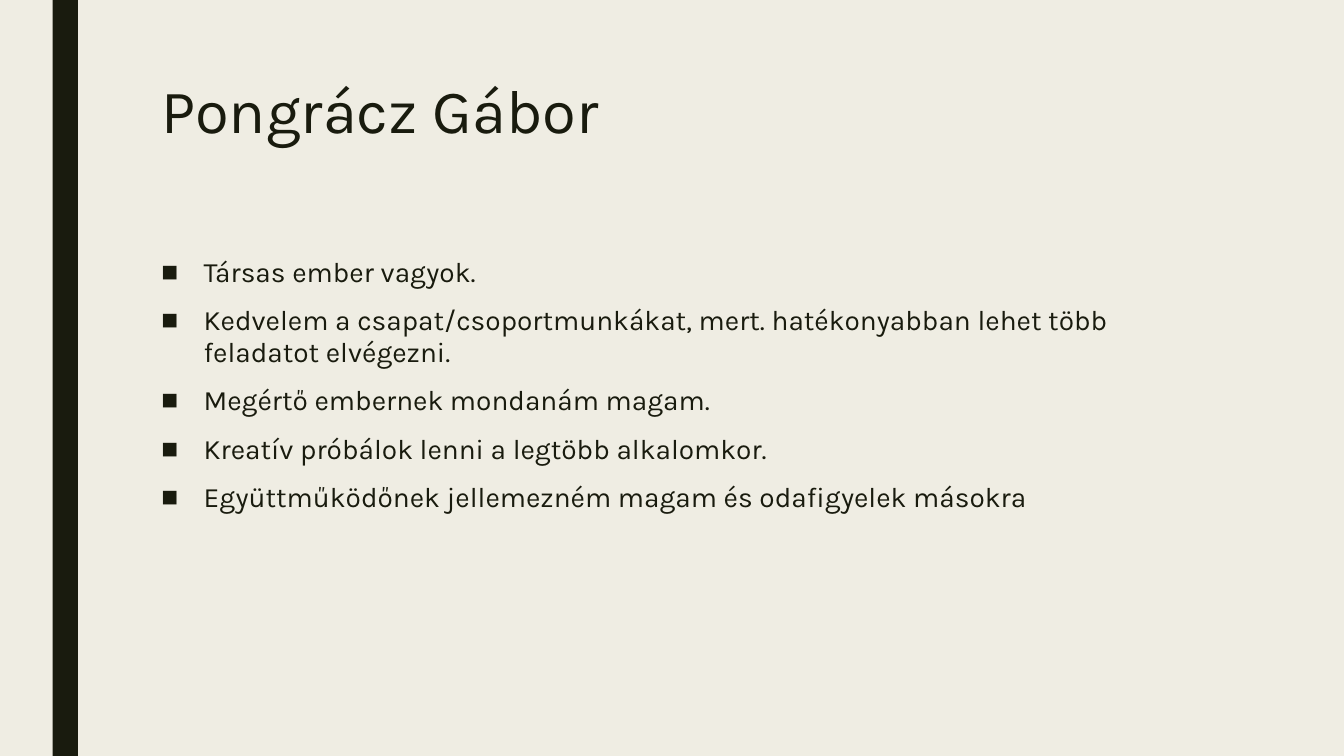
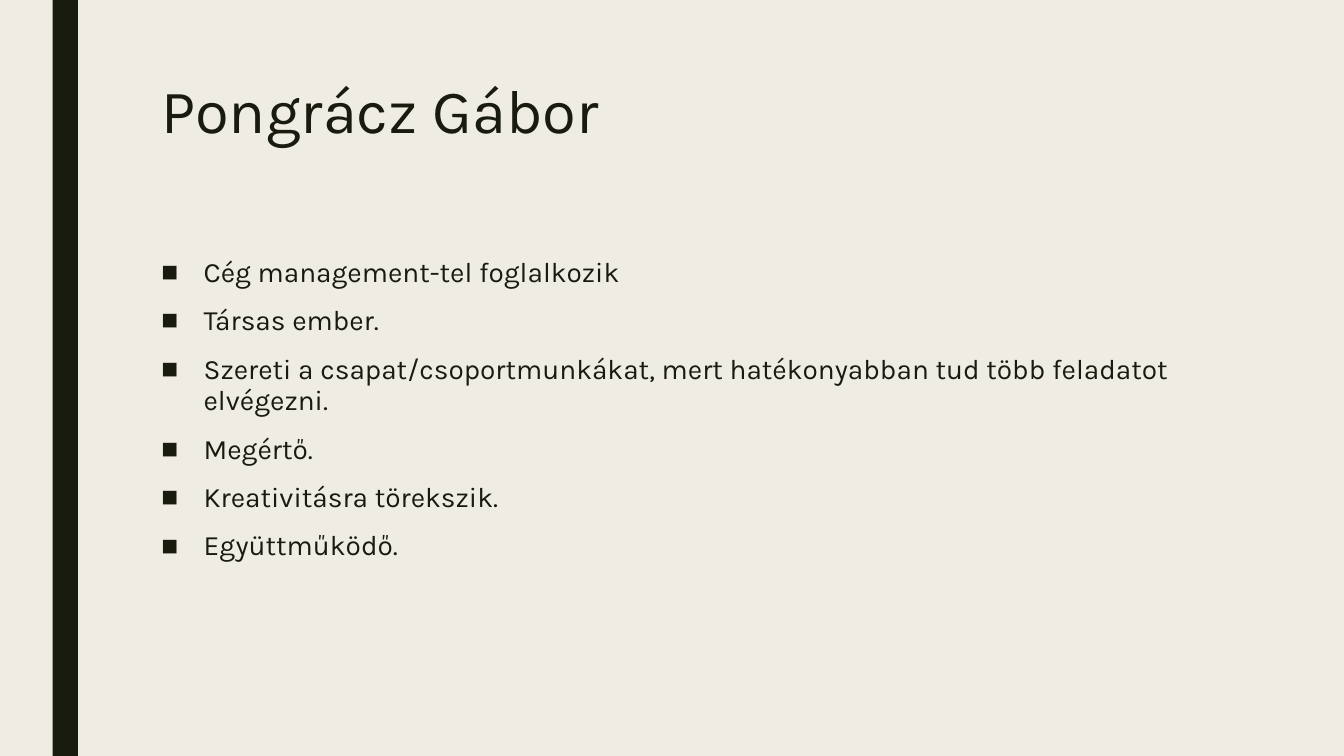
Before and after one commit to HrubosMark/Bobi-KFT, a slide deck: slide 8 of Bobi_Kft.pptx. Drawn at 1344x756 pixels with LibreOffice and Linux fonts; fonts in the diff are those of the drawing. Boxes give left, top, right and bottom in pixels: in the first picture for what was removed or moved away, otherwise in the second. Text is boxed around its words. In the diff, an @@ line names an element or a change of style, - is before the commit and + after.

```diff
--- a/Bobi_Kft.pptx
+++ b/Bobi_Kft.pptx
@@ text at box(204, 260, 1168, 562): text changed @@
-■ Társas ember vagyok.
-■ Kedvelem a csapat/csoportmunkákat, mert. hatékonyabban lehet több feladatot elvégezni.
-■ Megértő embernek mondanám magam.
-■ Kreatív próbálok lenni a legtöbb alkalomkor.
-■ Együttműködőnek jellemezném magam és odafigyelek másokra
+■ Cég management-tel foglalkozik
+■ Társas ember.
+■ Szereti a csapat/csoportmunkákat, mert hatékonyabban tud több feladatot elvégezni.
+■ Megértő.
+■ Kreativitásra törekszik.
+■ Együttműködő.
```
Also in this commit, not shown: 8 other slides changed, 11 slides added, 1 slide removed.
